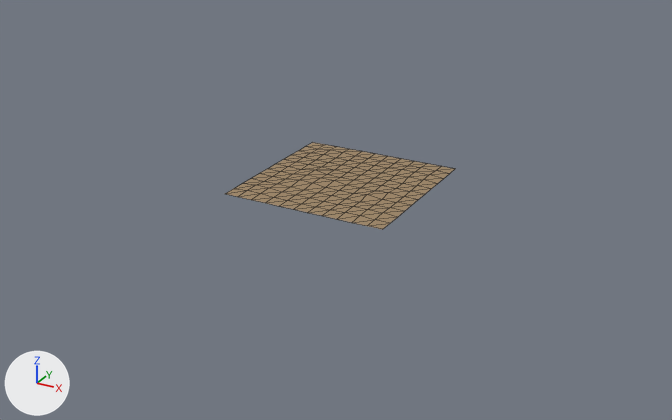
Renders of the glTF model journey/animals/test-6/static/models/ocean.glb from each side of a commit.
Camera for both pictures: a 50 mm lens placed at (48.3, -89.7, 40.9), pointed at (-0.1, -1.7, -3.1). The lights are fixed; the arrows at lower left show +X, +Y and +Z. Mesh edges are drawn as thin lines.
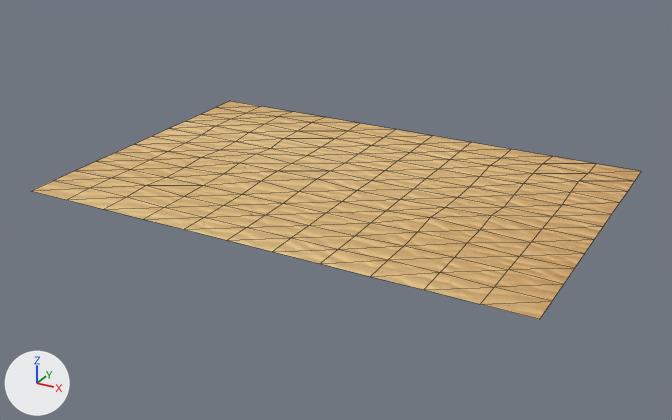
Changed parts and their boxes [x1, y1, x2, y2] in the pictures (672 x 420 px):
'Plane', surface changed, rescaled (brown to beige, 165% wider, 149% taller): before [225, 142, 455, 229]; after [31, 101, 641, 319]

The edits, one by one:
Picture 'sandy' (img_sandy) is new.
In material 'Material.001' (mat_material_001), base_color is no longer (0.346, 0.242, 0.136), beige #9f8767.
In material 'Material.001' (mat_material_001), texture is now set to img_sandy.
Object 'Plane' (ob_plane) is rescaled from (10.0, 10.0, 1.0) to (30.0, 20.0, 1.0).
